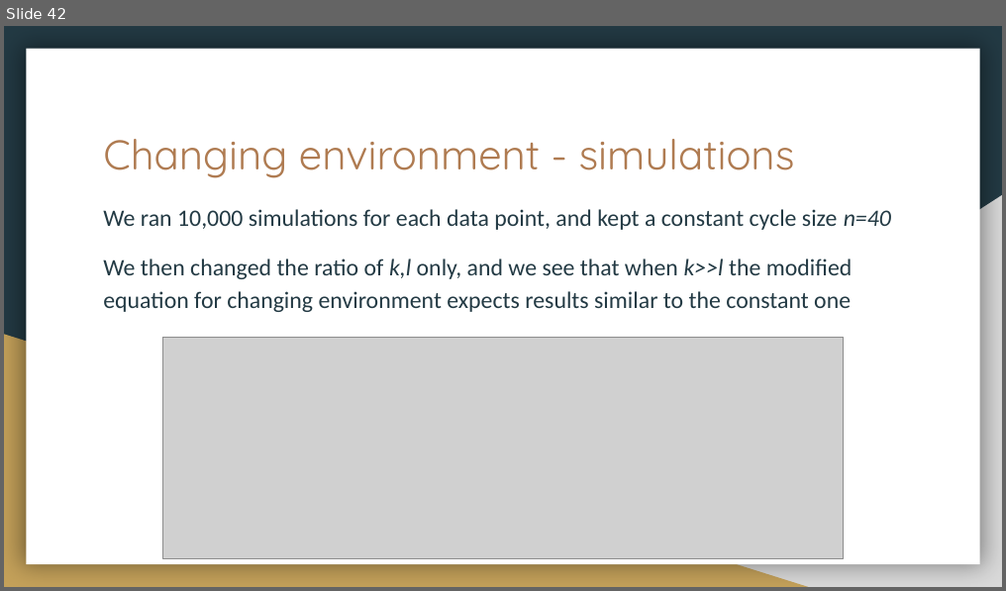
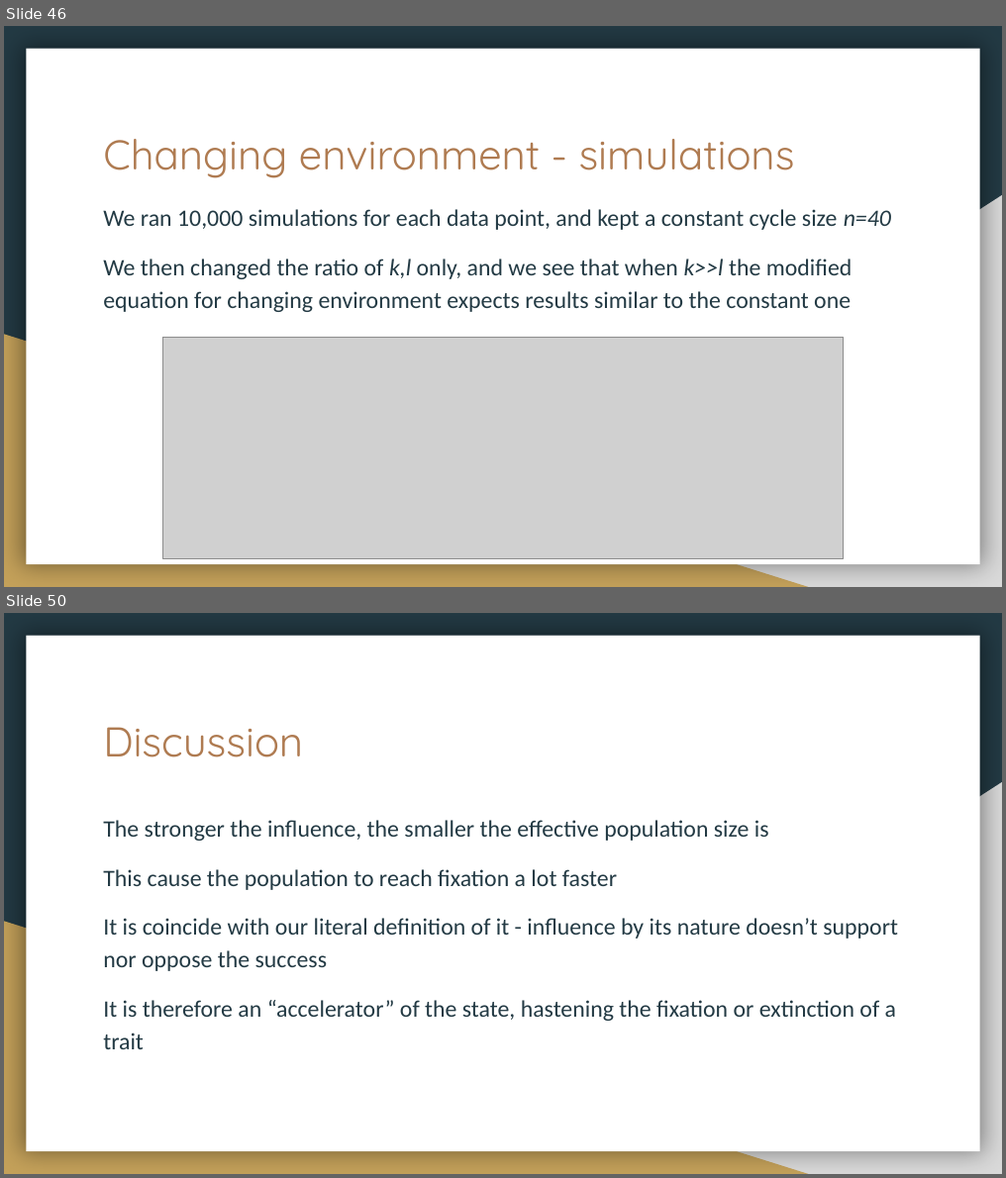
Before and after one commit to yoavram-lab/PrestigeBias, a slide deck: Prestige bias.pptx. Shown one above the other, each under a label of ours: slide 42 before the commit, slides 46 and 50 after it; the slides between them are not shown. The pictures are 1006x591 and 1006x1178 pixels, drawn with LibreOffice and Linux fonts; fonts in the diff are those of the drawing; grey boxes stand for pictures. Boxes give left, top, right and bottom in pixels: in the first picture for what was removed or moved away, otherwise in the second. Text is boxed around its words. In the diff, an @@ line names an element or a change of style, - is before the commit and + after.

```diff
--- a/Prestige bias.pptx
+++ b/Prestige bias.pptx
@@ slide 50 added at (4, 613, 1002, 1174), background #233A44; not listed: 3 template elements that a slide beside it also shows @@
@@ title added at (103, 727, 303, 758), 30 pt, text #AF7B51 @@
+Discussion
@@ text added at (103, 820, 898, 1050), 17 pt, text #233A44 @@
+The stronger the influence, the smaller the effective population size is
+This cause the population to reach fixation a lot faster
+It is coincide with our literal definition of it - influence by its nature doesn’t support nor oppose the success
+It is therefore an “accelerator” of the state, hastening the fixation or extinction of a trait
@@ what was slide 42 is now slide 46 @@
```
Also in this commit, not shown: 2 slides changed, 8 other slides added.
